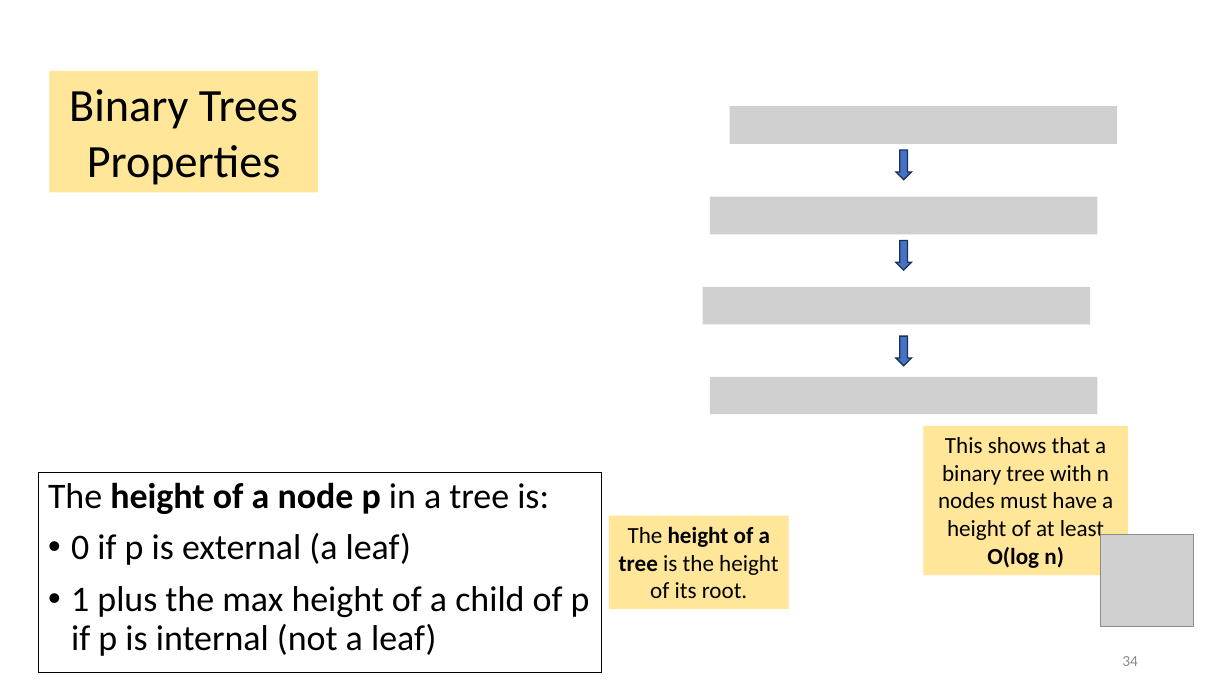
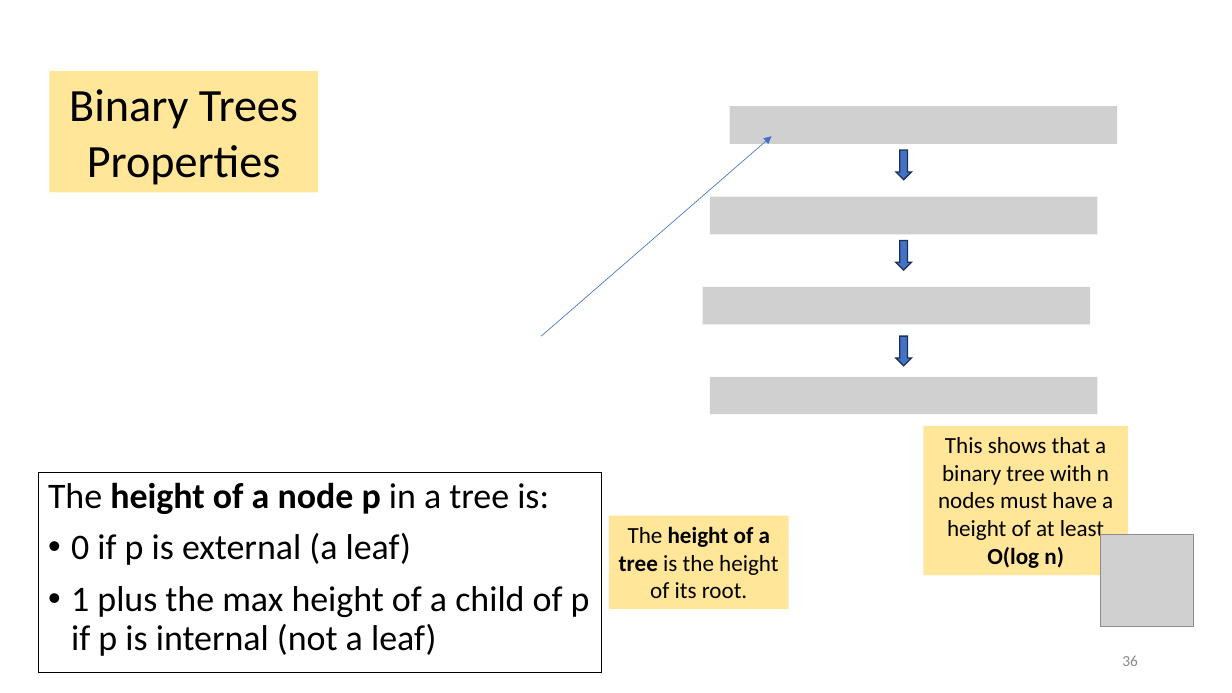
Before and after one commit to tjd1234/cmpt225summer2023, a slide deck: slide 36 of lecture_notes/week6/week6_trees.pptx (slide 34 before the commit). Drawn at 1232x693 pixels with LibreOffice and Linux fonts; fonts in the diff are those of the drawing; grey boxes stand for pictures. Boxes give left, top, right and bottom in pixels: in the first picture for what was removed or moved away, otherwise in the second. Text is boxed around its words. In the diff, an @@ line names an element or a change of style, - is before the commit and + after.

```diff
--- a/lecture_notes/week6/week6_trees.pptx
+++ b/lecture_notes/week6/week6_trees.pptx
@@ arrow added from (542, 336) to (772, 136), #4472C4 0.5 pt @@
@@ page number at [1122,655,1138,666]: text changed @@
-34
+36
```
Also in this commit, not shown: 10 other slides changed, 2 slides added, 1 other file.
